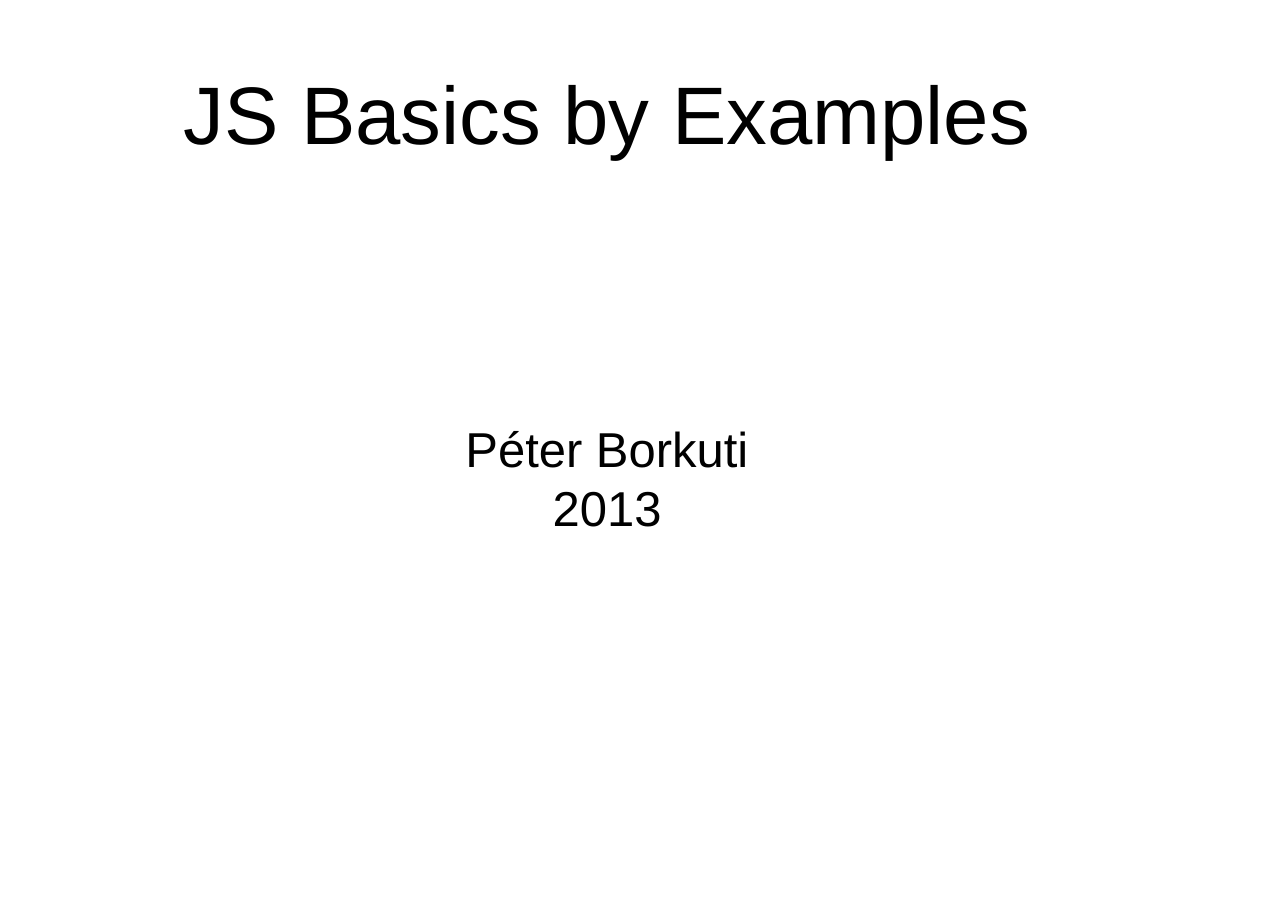
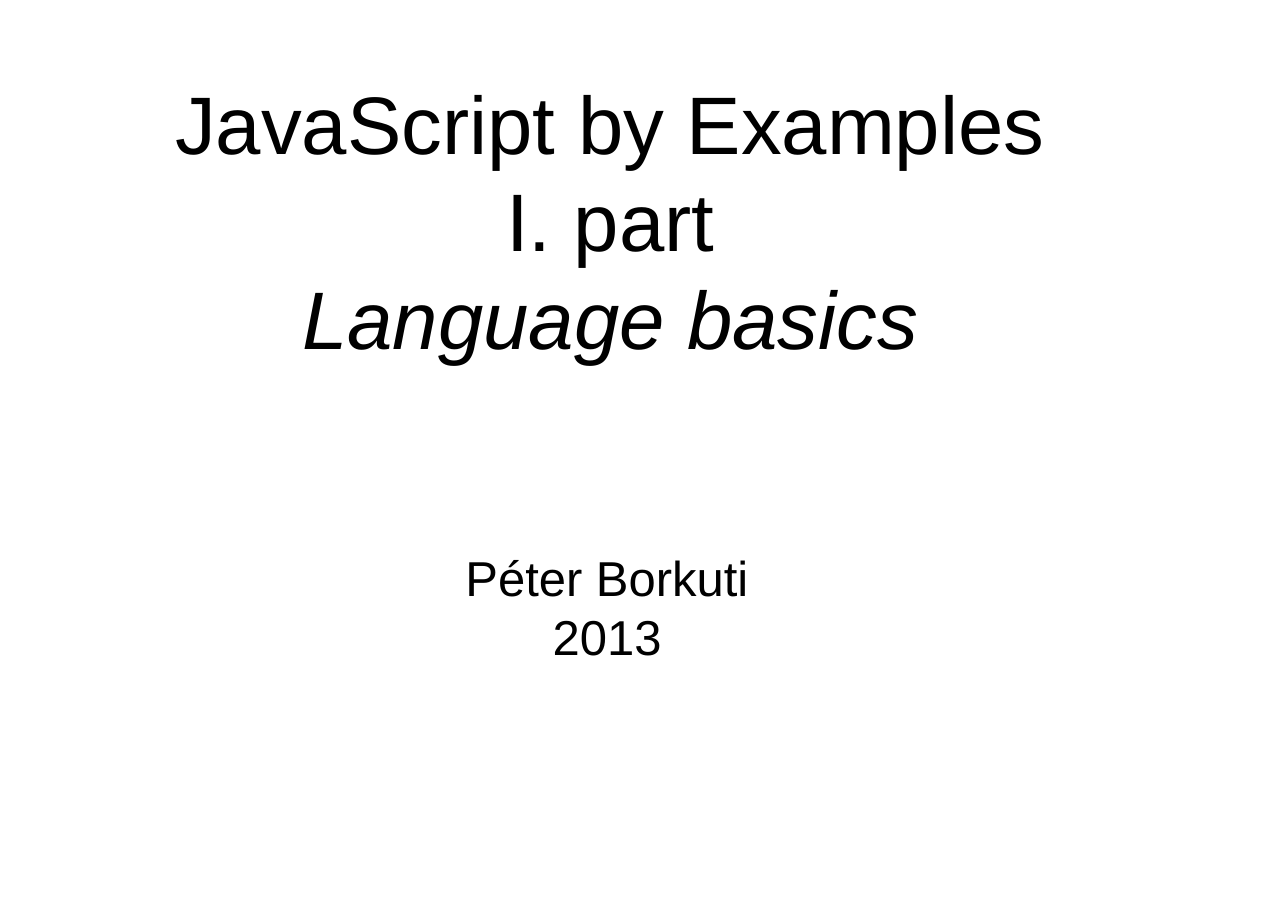
Before and after one commit to peterborkuti/other, a slide deck: slide 1 of JavaScriptBasics/jsbasics-slide.odp. Drawn at 1288x911 pixels with LibreOffice and Linux fonts; fonts in the diff are those of the drawing; background and template pictures are left out. Boxes give left, top, right and bottom in pixels: in the first picture for what was removed or moved away, otherwise in the second. Text is boxed around its words. In the diff, an @@ line names an element or a change of style, - is before the commit and + after.

```diff
--- a/JavaScriptBasics/jsbasics-slide.odp
+++ b/JavaScriptBasics/jsbasics-slide.odp
@@ title removed at box(183, 85, 1030, 159) @@
-JS Basics by Examples
@@ title added at box(175, 95, 1045, 364), 53.3 pt, text #000000 @@
+JavaScript by Examples
+I. part
+Language basics
@@ subtitle "Péter Borkuti": place and size @@
-subtitle "Péter Borkuti" at box(465, 431, 748, 527)
+subtitle "Péter Borkuti" at box(465, 560, 748, 656)
```
Also in this commit, not shown: 11 other slides changed, 10 slides added, 1 other file.
